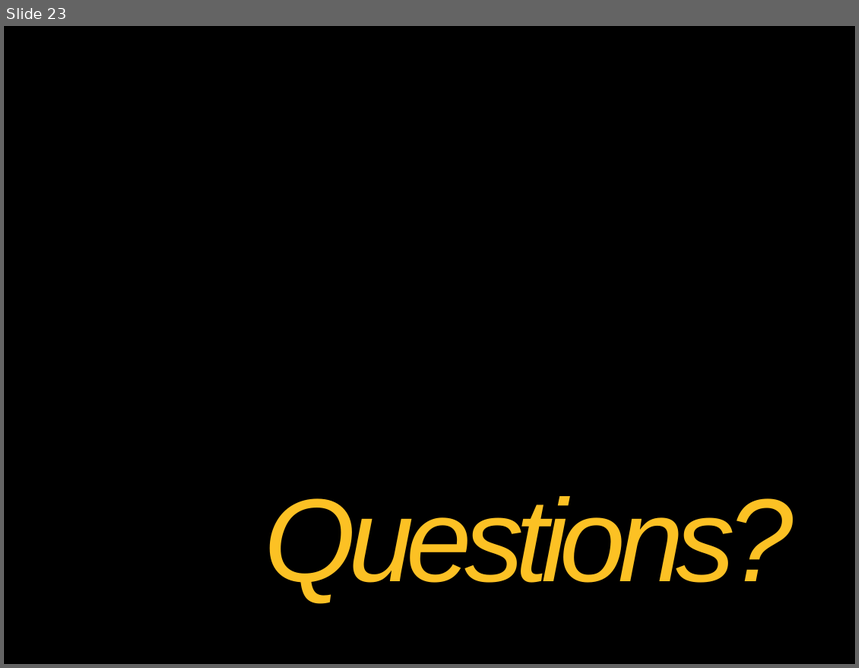
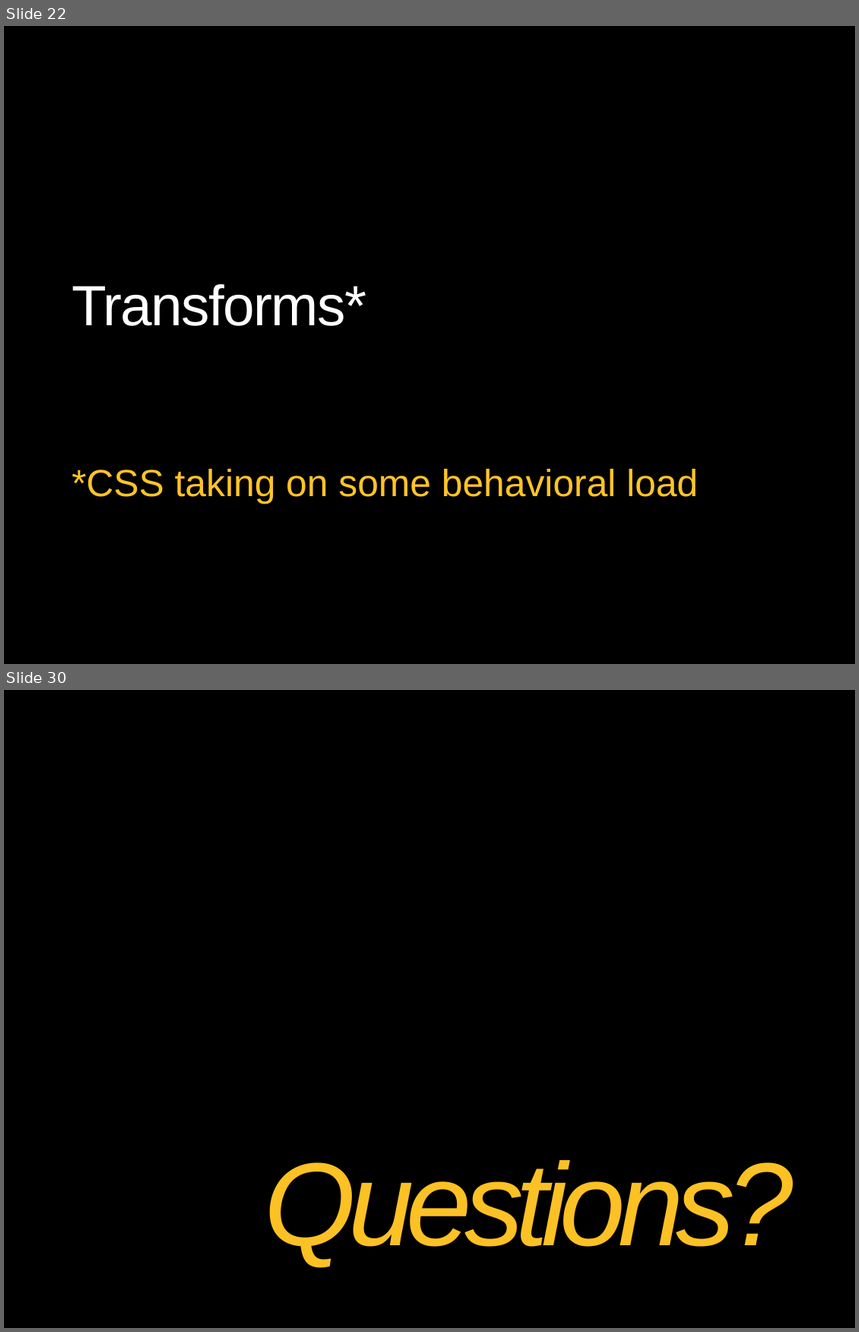
Before and after one commit to theClarkSell/HTML5-Compiler, a slide deck: 3- CSS3/CSS3.pptx. Shown one above the other, each under a label of ours: slide 23 before the commit, slides 22 and 30 after it; the slides between them are not shown. The pictures are 859x668 and 859x1332 pixels, drawn with LibreOffice and Linux fonts; fonts in the diff are those of the drawing; background and template pictures are left out. Boxes give left, top, right and bottom in pixels: in the first picture for what was removed or moved away, otherwise in the second. Text is boxed around its words. In the diff, an @@ line names an element or a change of style, - is before the commit and + after.

```diff
--- a/3- CSS3/CSS3.pptx
+++ b/3- CSS3/CSS3.pptx
@@ slide 22 added at (4, 26, 855, 664), background picture (left out) @@
@@ title added at (72, 284, 367, 326), 48 pt, text #FFFFFF @@
+Transforms*
@@ subtitle added at (72, 469, 698, 504), 32 pt, text #FFC425 @@
+*CSS taking on some behavioral load
@@ what was slide 23 is now slide 30 @@
```
Also in this commit, not shown: 11 slides changed, 14 other slides added, 8 slides removed.
